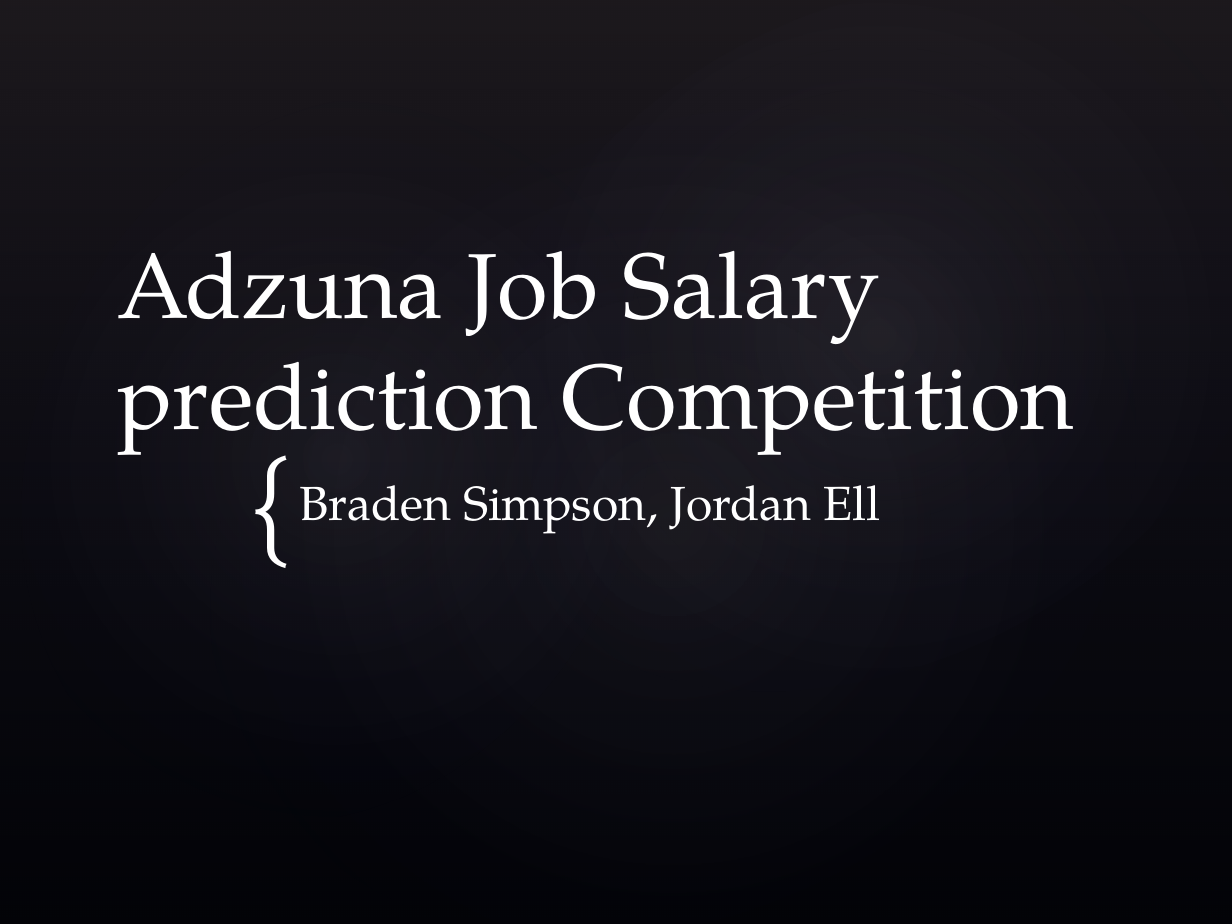
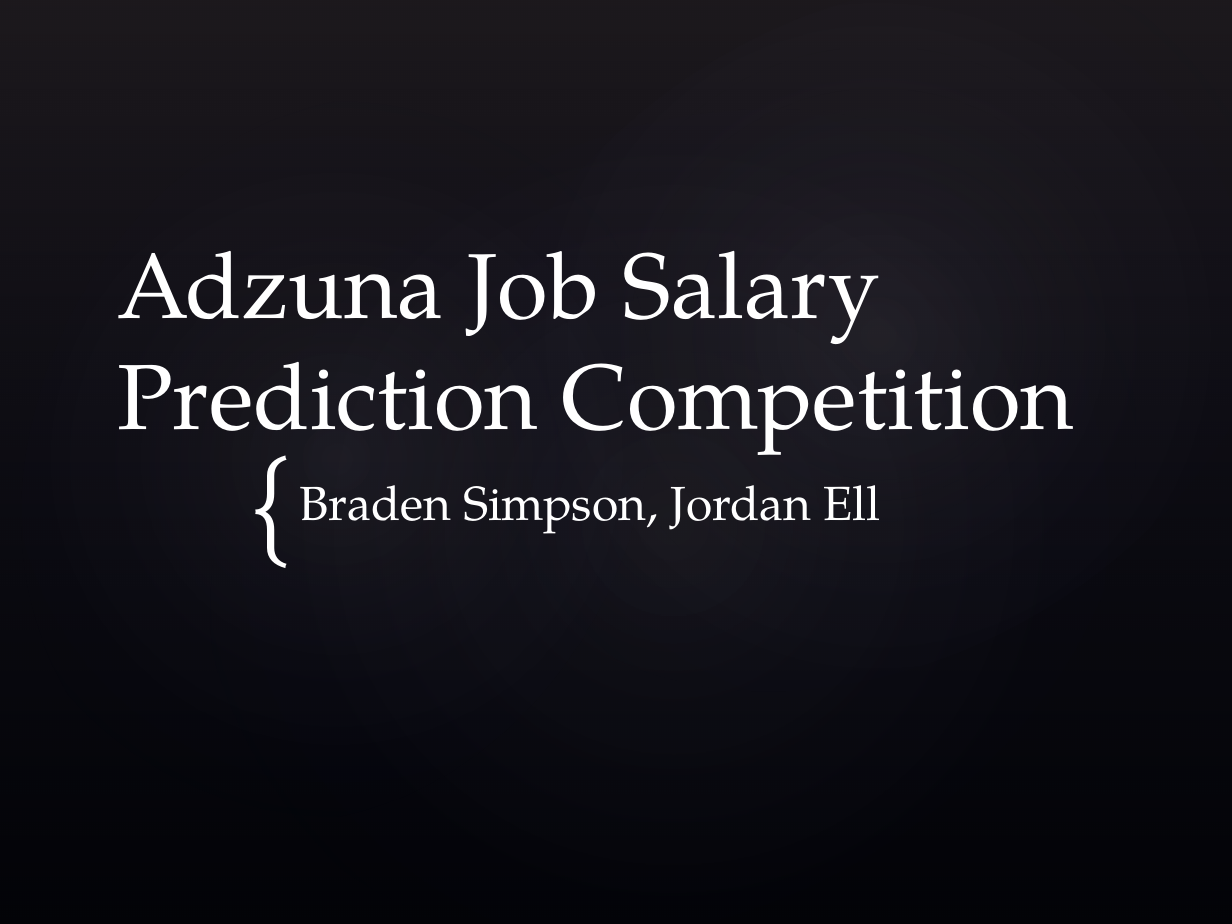
Before and after one commit to bradens/adzuna-competition, a slide deck: slide 1 of presentation.pptx. Drawn at 1232x924 pixels with LibreOffice and Linux fonts; fonts in the diff are those of the drawing; background and template pictures are left out. Boxes give left, top, right and bottom in pixels: in the first picture for what was removed or moved away, otherwise in the second. Text is boxed around its words. In the diff, an @@ line names an element or a change of style, - is before the commit and + after.

```diff
--- a/presentation.pptx
+++ b/presentation.pptx
@@ title at (117,251,1075,464): text changed @@
-Adzuna Job Salary prediction Competition
+Adzuna Job Salary Prediction Competition
```
Also in this commit, not shown: 3 other slides changed, 9 other files.
